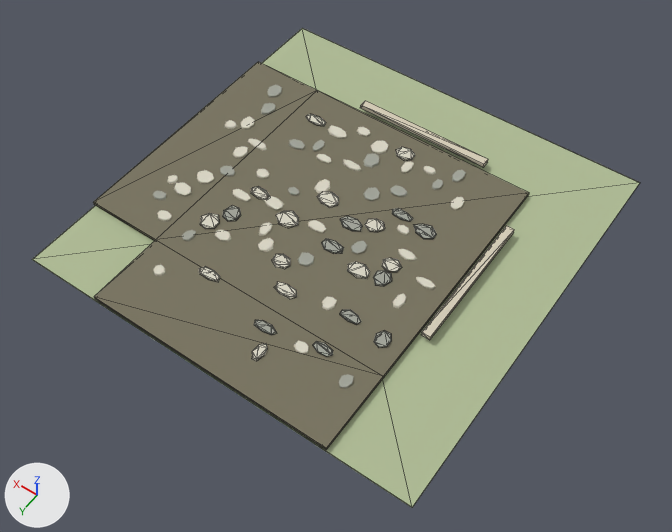
Before and after pictures for a commit that changed the glTF model frontend/public/assets/buildings/roads/common_road/common_road_corner_ne_active.glb.
The view is the same before and after, from a 50 mm camera at (-2.87, 4.16, 5.84) aimed at (-0.12, 0.31, -0.21). Lighting does not change. The marker at lower left points along +X, +Y and +Z. The first picture is the older version. Mesh edges are drawn as thin lines on the coarser meshes. Vertices at exactly the same position are counted once.

In view in the first picture: 'SM_road_connected_surface.092', 'SM_road_grass_tile.092', 'SM_shoulder_edge.080', 'SM_shoulder_edge.081' and 70 more.
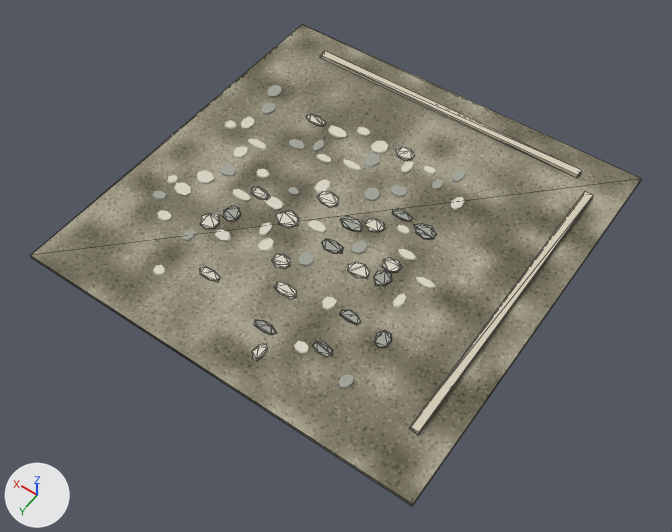
Diff of the bpy script that builds the scene:
```diff
--- a/frontend/public/assets/buildings/roads/common_road/common_road_corner_ne_active.glb.py
+++ b/frontend/public/assets/buildings/roads/common_road/common_road_corner_ne_active.glb.py
@@ mat_mat_common_road_surface @@
 n2 = _N.new('ShaderNodeTexImage'); n2.name = 'Image Texture'
 n2.image = img_common_road_surface
-n3 = _N.new('ShaderNodeUVMap'); n3.name = 'UV Map'
-n3.uv_map = 'UVMap.-01'
 _L.new(n0.outputs[0], n1.inputs[0])  # 'BSDF' to 'Surface'
 _L.new(n2.outputs[0], n0.inputs[0])  # 'Color' to 'Base Color'
-_L.new(n3.outputs[0], n2.inputs[0])  # 'UV' to 'Vector'
@@ me_sm_road_connected_surface_092 @@
 # used by ob_sm_road_connected_surface_092; location = (0.0, 0.0, 0.0)
-me_sm_road_connected_surface_092.from_pydata(...)  # 16 vertices, 28 faces; spans x -1.1..1.8, y -1.1..1.8, z 0.03..0.05
+me_sm_road_connected_surface_092.from_pydata(...)  # 8 vertices, 12 faces; spans x -1.8..1.8, y -1.8..1.8, z 0.03..0.05
+# me_sm_road_connected_surface_092 part 1: the whole mesh is rebuilt
 me_sm_road_connected_surface_092.materials.append(mat_mat_common_road_surface)
@@ ob_sm_road_grass_tile_092 @@
-ob_sm_road_grass_tile_092 = bpy.data.objects.new('SM_road_grass_tile.092', me_cube_1123)
-ob_sm_road_grass_tile_092.location = (0.0, 0.0, 0.002)
```

Boxes [x1, y1, x2, y2] around the edits, measured in the pictures (672 x 532 px):
'SM_road_connected_surface.092', surface changed, reshaped (40% wider, 24% taller)
    before: [93, 62, 529, 450]
    after: [30, 24, 642, 506]
'SM_road_grass_tile.092', deleted
    before: [32, 28, 640, 508]
